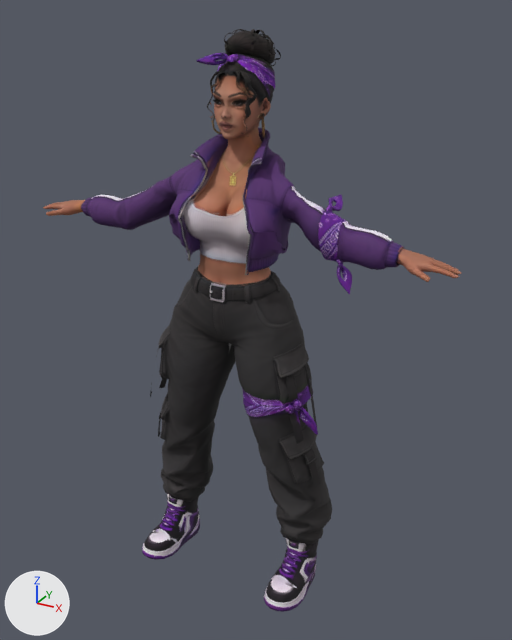
A saved change to the glTF model assets/npcs/flavia-nisha.glb.
Both versions are drawn from a 50 mm camera at (0.997, -1.688, 0.797) aimed at (0.043, 0.046, -0.07). Lighting does not change. The marker at lower left points along +X, +Y and +Z. The older version comes first. Where no turn or scale is listed for an object, it has been applied to the vertices. Vertices at exactly the same position are counted once.

The scene before the commit, as lines of its bpy script (objects in view):
```python
me_flavia_nisha = bpy.data.meshes.new('flavia-nisha')
me_flavia_nisha.from_pydata(...)  # 12016 vertices, 22308 faces; spans x -0.65..0.66, y -0.21..0.17, z -0.97..0.75
me_flavia_nisha.materials.append(mat_flavia_nisha)  # picture img_image_0
ob_flavia_nisha = bpy.data.objects.new('flavia-nisha', me_flavia_nisha)
ob_flavia_nisha.location = (0.0, 0.0, 0.0)
```
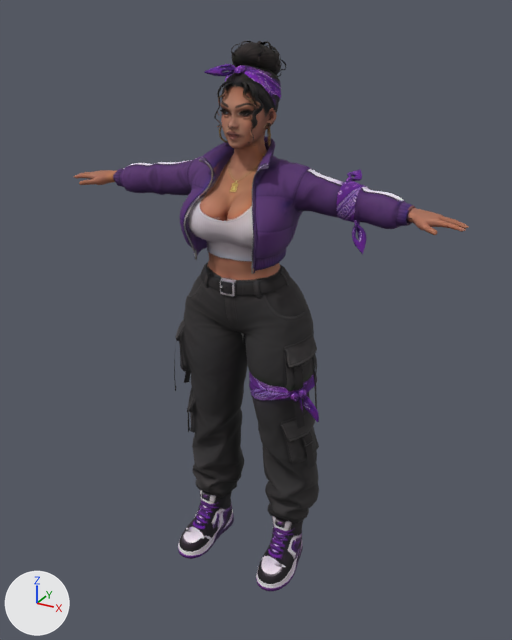
The change in detail:
me_flavia_nisha is used by ob_flavia_nisha; location (0.0, 0.0, 0.0).
me_flavia_nisha had 12016 vertices, 22308 faces and spanned x -0.65..0.66, y -0.21..0.17, z -0.97..0.75.
me_flavia_nisha now has 12016 vertices, 22308 faces and spans x -0.63..0.63, y -0.11..0.22, z -0.96..0.72.
me_flavia_nisha part 1: the loose piece of 290 vertices spanning x -0.3..-0.18, y -0.21..0.08, z -0.97..-0.77 is multiplied about its middle by the matrix ((1.002, 0.053, 0.003), (-0.032, 0.97, -0.107), (0.013, 0.153, 1.019)), then moved by (0.09, 0.09, -0.01).
me_flavia_nisha part 2: the loose piece of 14 vertices spanning x -0.31..-0.28, y -0.04..-0.01, z -0.55..-0.46 is moved by (0.06, 0.09, -0.01).
me_flavia_nisha part 3: the loose piece of 25 vertices spanning x -0.28..-0.21, y -0.11..-0.08, z -0.35..-0.14 is scaled about its middle by (0.523, 0.977, 1.02), then moved by (0.02, 0.08, -0.01).
me_flavia_nisha part 4: the loose piece of 97 vertices spanning x -0.12..0.12, y -0.09..0.07, z 0.06..0.1 is moved by (0.0, 0.06, 0.0).
me_flavia_nisha part 5: the loose piece of 32 vertices spanning x -0.1..-0.07, y -0.08..-0.06, z 0.03..0.09 is moved by (0.0, 0.05, 0.0).
me_flavia_nisha part 6: the loose piece of 84 vertices spanning x -0.03..0.03, y -0.1..-0.09, z 0.03..0.08 is moved by (0.0, 0.06, 0.0).
me_flavia_nisha part 7: the loose piece of 235 vertices spanning x -0.07..-0.02, y -0.03..0.0, z 0.53..0.65 is moved by (0.0, 0.04, -0.03).
me_flavia_nisha part 8: the loose piece of 108 vertices spanning x -0.05..-0.01, y -0.04..-0.01, z 0.59..0.65 is moved by (0.0, 0.04, -0.03).
me_flavia_nisha part 9: the loose piece of 161 vertices spanning x -0.08..0.01, y -0.05..0.02, z 0.66..0.69 is moved by (0.0, 0.04, -0.03).
me_flavia_nisha part 10: the loose piece of 29 vertices spanning x -0.29..-0.23, y -0.02..0.02, z -0.37..-0.13 is scaled about its middle by (0.374, 0.915, 1.02), then moved by (0.02, 0.08, -0.01).
me_flavia_nisha part 11: the loose piece of 80 vertices spanning x -0.08..-0.06, y 0.02..0.06, z 0.47..0.54 is moved by (0.0, 0.03, -0.03).
me_flavia_nisha part 12: the loose piece of 827 vertices spanning x -0.07..0.07, y 0.02..0.16, z 0.65..0.75 is moved by (0.0, 0.04, -0.03).
me_flavia_nisha part 13: the loose piece of 290 vertices spanning x 0.18..0.3, y -0.2..0.08, z -0.97..-0.77 is multiplied about its middle by the matrix ((1.003, -0.053, -0.002), (0.033, 0.968, -0.106), (-0.015, 0.154, 1.022)), then moved by (-0.09, 0.08, -0.01).
me_flavia_nisha part 14: 9115 of 12016 vertices moved; they spanned x -0.65..0.66, y -0.14..0.17, z -0.8..0.72 and now span x -0.63..0.63, y -0.09..0.22, z -0.8..0.69; mean shift (0.0, 0.08, 0.01); largest move (0.33, -0.03, 0.21) -> (0.31, 0.14, 0.28).
Other edits to the shape of me_flavia_nisha do not show in these pictures.

Location of each change, (x1, y1, x2, y2) in pixels of the pictures (512 x 640 px; the box of a moved part takes in the faces that stretch with it):
'flavia-nisha', reshaped: before (43, 29, 461, 612); after (74, 41, 469, 591)
part 1 of me_flavia_nisha, moved or reshaped: before (142, 494, 200, 560); after (178, 490, 234, 559)
part 2 of me_flavia_nisha, moved or reshaped: before (158, 417, 161, 437); after (188, 411, 190, 432)
part 3 of me_flavia_nisha, moved or reshaped: before (150, 347, 160, 397); after (174, 340, 177, 391)
part 4 of me_flavia_nisha, moved or reshaped: before (195, 267, 274, 289); after (205, 263, 284, 284)
part 5 of me_flavia_nisha, moved or reshaped: before (194, 275, 202, 293); after (204, 271, 212, 288)
part 6 of me_flavia_nisha, moved or reshaped: before (210, 284, 227, 303); after (220, 279, 237, 297)
part 7 of me_flavia_nisha, moved or reshaped: before (207, 71, 220, 118); after (214, 82, 228, 127)
part 8 of me_flavia_nisha, moved or reshaped: before (211, 71, 225, 93); after (218, 83, 233, 102)
part 9 of me_flavia_nisha, moved or reshaped: before (197, 53, 239, 65); after (205, 64, 246, 76)
part 10 of me_flavia_nisha, moved or reshaped (mostly hidden): before (159, 379, 167, 388); after (184, 371, 191, 383)
part 11 of me_flavia_nisha, moved or reshaped: before (212, 116, 221, 134); after (219, 125, 228, 143)
part 12 of me_flavia_nisha, moved or reshaped: before (224, 29, 281, 66); after (231, 41, 286, 77)
part 13 of me_flavia_nisha, moved or reshaped: before (264, 538, 319, 612); after (256, 516, 303, 591)
part 14 of me_flavia_nisha, moved or reshaped: before (43, 39, 461, 544); after (74, 51, 469, 523)
